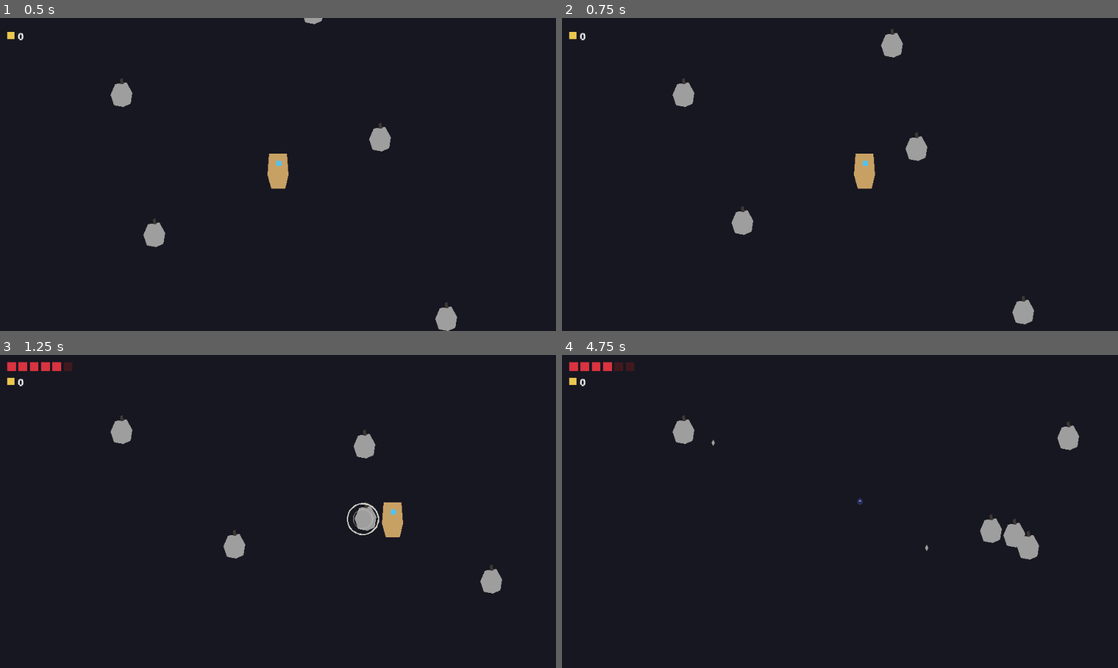
Above: before the commit, frames 1-4 (two rows, left to right).
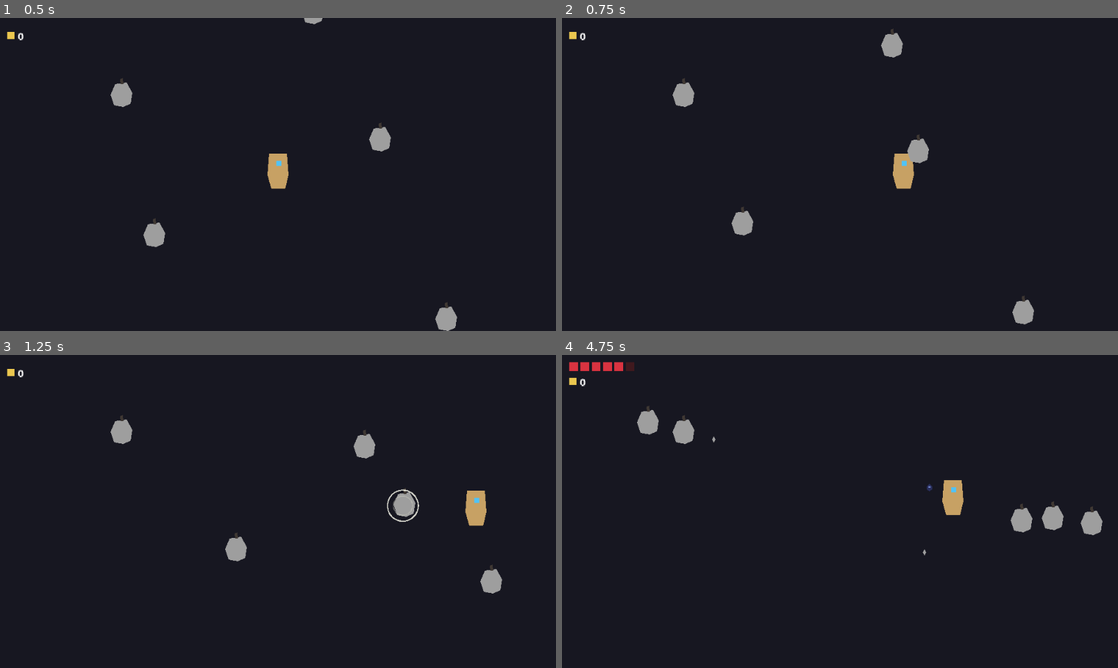
Above: after the commit, the same moments.

Repository: danielespinolagonzalez-ux/Mistveil
Game: Godot game, scene res://scenes/main/main.tscn
Same seed, same stepped clock (60 frames per second), same inputs: the game is played once before the commit and once after it.
Inputs (mouse positions are in pixels of both pictures, inside the frame that each line leads up to):
- Up to frame 1 (0.5 s): no input
- Up to frame 2 (0.75 s): move the mouse to (962, 158) at 0.52 s; hold D (move_right) from 0.53 s (still down); tap Shift (dash) at 0.6 s
- Up to frame 3 (1.25 s): keep holding D (move_right); right-click (400, 495) at 0.8 s
- Up to frame 4 (4.75 s): move the mouse to (728, 527) at 1.27 s; release D (move_right) at 1.28 s; hold S (move_down) 1.28-2.03 s; right-click (728, 527) at 1.35 s; tap Shift (dash) at 1.55, 2.1, 3.05, 4.55 s; move the mouse to (895, 442) at 2.02 s; hold D (move_right) 2.03-2.78 s; right-click (895, 442) at 2.3 s; move the mouse to (812, 574) at 2.77 s; hold W (move_up) 2.78-3.53 s; tap E (dragoon) at 2.85 s; move the mouse to (1006, 558) at 3.52 s; hold A (move_left) from 3.53 s (still down); right-click (1006, 558) at 3.6 s; move the mouse to (673, 464) at 4.27 s; click (673, 464) at 4.35 s

Frame 1 is identical in both runs. In frame 2, 0.9% of the frame differs, in the area x 30-66%, y 36-70%; in frame 3, 1.8%; in frame 4, 2.3%, in the area x 9-98%, y 2-66%.

Commit message:
feat: dash con i-frames y cancelacion de combo (subtarea 2.3b)
- Dash: impulso fijo, i-frames desde el primer instante, cooldown (balance)
- Direccion: input de movimiento con fallback al aim
- Cancelar combo con dash pierde la cadena y conserva el SP (spec combate.md)

Co-Authored-By: Claude Fable 5 <noreply@anthropic.com>
Claude-Session: https://claude.ai/code/session_01SbmgetzbNcFosjFKdYJBz4

Diff:
--- a/scripts/entities/player.gd
+++ b/scripts/entities/player.gd
@@ -47,8 +47,18 @@
 var _sp_good: int = 0
 
 # --- Estado ---
+var _dash_speed: float = 0.0
+var _dash_duration_s: float = 0.0
+var _dash_cooldown_s: float = 0.0
+var _dash_iframes_s: float = 0.0
+
 var _shoot_cooldown_s: float = 0.0
 var _iframes_left_s: float = 0.0
+var _dash_iframes_left_s: float = 0.0
+var _dashing: bool = false
+var _dash_dir: Vector2 = Vector2.ZERO
+var _dash_timer_s: float = 0.0
+var _dash_cooldown_left_s: float = 0.0
 var _dead: bool = false
 var _melee_phase: MeleePhase = MeleePhase.NONE
 var _melee_timer_s: float = 0.0
@@ -84,18 +94,62 @@
 	if _dead:
 		return
 	_process_iframes(delta)
+	_process_dash(delta)
 	_process_movement(delta)
 	_process_melee(delta)
 	_process_shooting(delta)
 
 
 func _process_movement(delta: float) -> void:
+	if _dashing:
+		# Durante el dash la velocidad es fija; no responde a input.
+		velocity = _dash_dir * _dash_speed
+		move_and_slide()
+		return
 	var input_dir: Vector2 = Input.get_vector("move_left", "move_right", "move_up", "move_down")
 	if input_dir != Vector2.ZERO:
 		velocity = velocity.move_toward(input_dir * _move_speed, _acceleration * delta)
 	else:
 		velocity = velocity.move_toward(Vector2.ZERO, _friction * delta)
 	move_and_slide()
+
+
+## Dash corto con i-frames breves (spec Capa 1). Cancela el combo conservando SP.
+func _process_dash(delta: float) -> void:
+	_dash_cooldown_left_s = maxf(0.0, _dash_cooldown_left_s - delta)
+	if _dashing:
+		_dash_timer_s -= delta
+		if _dash_timer_s <= 0.0:
+			_dashing = false
+		return
+	if Input.is_action_just_pressed("dash") and _dash_cooldown_left_s == 0.0:
+		_start_dash()
+
+
+func _start_dash() -> void:
+	var dir: Vector2 = Input.get_vector("move_left", "move_right", "move_up", "move_down")
+	if dir == Vector2.ZERO:
+		dir = _aim_direction(Input.get_vector("aim_left", "aim_right", "aim_up", "aim_down"))
+	if dir == Vector2.ZERO:
+		return
+	_dashing = true
+	_dash_dir = dir.normalized()
+	_dash_timer_s = _dash_duration_s
+	_dash_cooldown_left_s = _dash_cooldown_s
+	_dash_iframes_left_s = _dash_iframes_s
+	# Invulnerable desde el instante del dash (no esperar al siguiente frame).
+	_hurtbox.invulnerable = true
+	# Cancelar el combo con dash pierde la cadena pero CONSERVA el SP ganado (spec).
+	_cancel_combo()
+
+
+func _cancel_combo() -> void:
+	if _melee_phase == MeleePhase.NONE:
+		return
+	_sync_ring.stop()
+	_set_melee_hitbox_enabled(false)
+	_combo_target = null
+	_melee_phase = MeleePhase.NONE
 
 
 func _process_shooting(delta: float) -> void:
@@ -248,16 +302,16 @@
 
 # --- Vida / daño ---
 
-## Cuenta atrás de invulnerabilidad tras un golpe, con parpadeo del placeholder.
+## Invulnerabilidad: i-frames de daño (con parpadeo) e i-frames breves del dash.
 func _process_iframes(delta: float) -> void:
-	if _iframes_left_s <= 0.0:
-		return
-	_iframes_left_s -= delta
-	if _iframes_left_s <= 0.0:
+	var had_hurt_iframes: bool = _iframes_left_s > 0.0
+	_iframes_left_s = maxf(0.0, _iframes_left_s - delta)
+	_dash_iframes_left_s = maxf(0.0, _dash_iframes_left_s - delta)
+	_hurtbox.invulnerable = _iframes_left_s > 0.0 or _dash_iframes_left_s > 0.0
+	if _iframes_left_s > 0.0:
+		_placeholder.visible = int(_iframes_left_s * _hurt_blink_hz * 2.0) % 2 == 0
+	elif had_hurt_iframes:
 		_placeholder.visible = true
-		_hurtbox.invulnerable = false
-	else:
-		_placeholder.visible = int(_iframes_left_s * _hurt_blink_hz * 2.0) % 2 == 0
 
 
 ## El stick derecho tiene prioridad; si está en reposo se apunta al ratón.
@@ -301,6 +355,10 @@
 	_tear_damage = float(DataDB.get_balance("player.tear_damage"))
 	_tear_knockback = float(DataDB.get_balance("feedback.tear_knockback_px_s"))
 	_hurt_iframes_s = float(DataDB.get_balance("player.hurt_iframes_s"))
+	_dash_speed = float(DataDB.get_balance("player.dash_speed"))
+	_dash_duration_s = float(DataDB.get_balance("player.dash_duration_s"))
+	_dash_cooldown_s = float(DataDB.get_balance("player.dash_cooldown_s"))
+	_dash_iframes_s = float(DataDB.get_balance("player.dash_iframes_s"))
 	_hurt_blink_hz = maxf(1.0, float(DataDB.get_balance("player.hurt_blink_hz")))
 	_melee_damage = float(DataDB.get_balance("player.melee_damage"))
 	_melee_range_px = float(DataDB.get_balance("player.melee_range_px"))
--- a/tests/test_cadencia.gd
+++ b/tests/test_cadencia.gd
@@ -23,6 +23,7 @@
 	await _test_player_integration()
 	await _test_combo_chain()
 	await _test_combo_fail_cuts()
+	await _test_dash_cancels_combo()
 
 	if _failures == 0:
 		print("TEST CADENCIA: OK")
@@ -197,6 +198,45 @@
 	enemy.queue_free()
 
 
+## Dash a mitad de combo: pierde la cadena pero conserva el SP (subtarea 2.3b).
+func _test_dash_cancels_combo() -> void:
+	_hits.clear()
+	RunState.reset()
+	var player: Player = PLAYER_SCENE.instantiate()
+	player.position = Vector2(1200, 1200)
+	add_child(player)
+	var enemy: Enemy = ENEMY_SCENE.instantiate()
+	enemy.enemy_id = "campanero"
+	enemy.position = player.position + Vector2(30, 0)
+	add_child(enemy)
+	await get_tree().physics_frame
+
+	var contract_ms: float = float(DataDB.get_balance("cadencia.ring_contract_ms"))
+	var sp_perfect: int = int(DataDB.get_balance("cadencia.sp_perfect"))
+
+	await _tap_melee()  # anillo 1
+	await _advance_to_ms(player._sync_ring, contract_ms - 30.0)
+	await _tap_melee()  # perfecta → SP ganado, encadena anillo 2
+	for i in 30:
+		await get_tree().physics_frame
+		if player._sync_ring.active:
+			break
+	_check("dash-cancel: anillo 2 en marcha antes del dash", player._sync_ring.active)
+
+	Input.action_press("move_up")
+	Input.action_press("dash")
+	await get_tree().physics_frame
+	await get_tree().physics_frame
+	Input.action_release("dash")
+	Input.action_release("move_up")
+	_check("dash-cancel: el anillo se apaga", not player._sync_ring.active)
+	_check("dash-cancel: combo cortado (fase NONE)", player._melee_phase == Player.MeleePhase.NONE)
+	_check("dash-cancel: el SP ganado se conserva", RunState.sp == sp_perfect)
+	_check("dash-cancel: solo se resolvió 1 golpe", _hits.size() == 1)
+	player.queue_free()
+	enemy.queue_free()
+
+
 func _tap_melee() -> void:
 	# Dos frames pulsado: is_action_just_pressed se ve en el frame siguiente al press.
 	Input.action_press("melee")
--- a/tests/test_player.gd
+++ b/tests/test_player.gd
@@ -106,6 +106,29 @@
 	fighter.queue_free()
 	dummy.queue_free()
 
+	# Dash (subtarea 2.3b): impulso fijo, i-frames breves y cooldown.
+	var dasher: Player = PLAYER_SCENE.instantiate()
+	dasher.position = Vector2(400, 0)
+	add_child(dasher)
+	var dasher_hurtbox: HurtboxComponent = dasher.get_node("HurtboxComponent")
+	await get_tree().physics_frame
+	var dash_start_x: float = dasher.position.x
+	Input.action_press("move_left")
+	Input.action_press("dash")
+	await get_tree().physics_frame
+	await get_tree().physics_frame
+	Input.action_release("dash")
+	_check("dash: i-frames breves activos", dasher_hurtbox.invulnerable)
+	var dash_frames: int = int(ceil(float(DataDB.get_balance("player.dash_duration_s")) * 60.0)) + 5
+	for i in dash_frames:
+		await get_tree().physics_frame
+	Input.action_release("move_left")
+	# 520 px/s × 0.18 s ≈ 94 px de recorrido.
+	_check("dash: recorre distancia de dash", dash_start_x - dasher.position.x > 60.0)
+	_check("dash: en cooldown al terminar", dasher._dash_cooldown_left_s > 0.0)
+	_check("dash: los i-frames breves expiran", not dasher_hurtbox.invulnerable)
+	dasher.queue_free()
+
 	# HUD (tarea 1.5): corazones = hp y contador de oro vía señales.
 	var hud: CanvasLayer = (load("res://scenes/ui/hud.tscn") as PackedScene).instantiate()
 	add_child(hud)
Not shown, changed: ESTADO.md
Not shown, changed: ROADMAP.md
